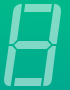
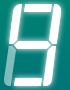
Layers edited between the first and the second 70 x 90 image:
removed layer "Layer 2" over [0, 0, 70, 90]
added layer "Lower" above "Background" over [0, 0, 70, 90]
